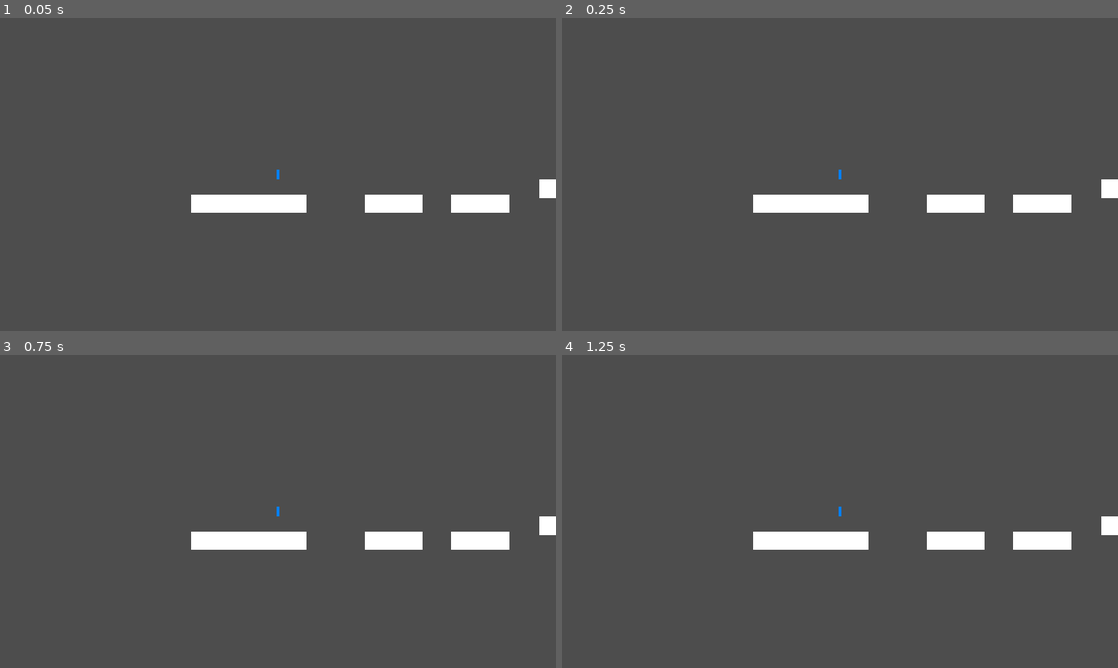
Above: before the commit, frames 1-4 (two rows, left to right).
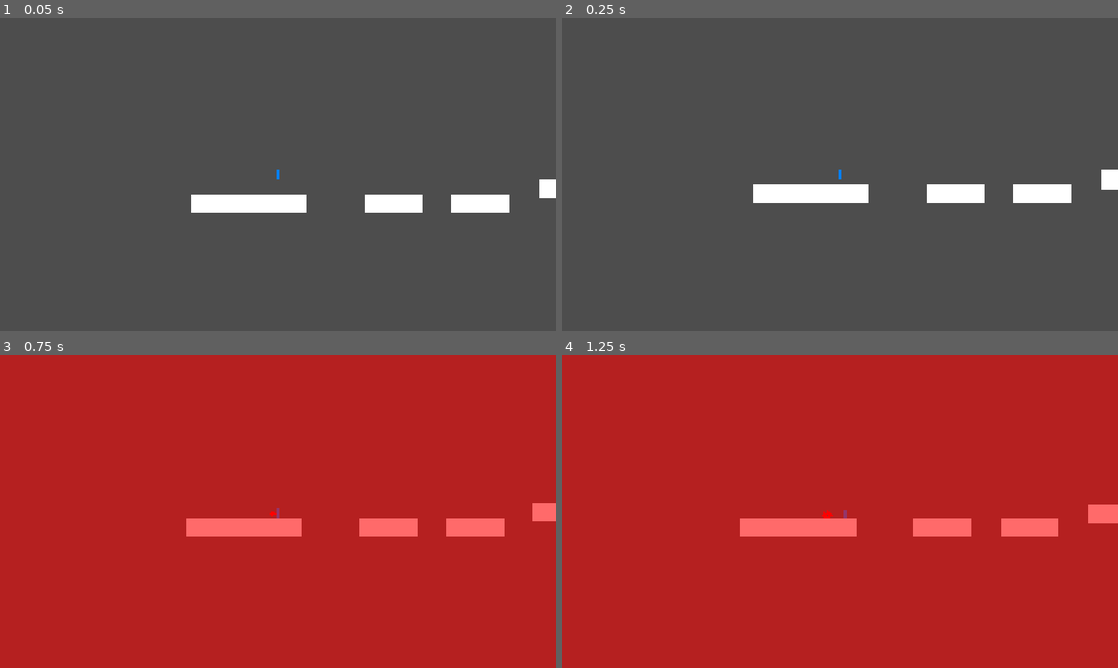
Above: after the commit, the same moments.

Repository: rajkrish0608/Definitely-Normal-Physics
Game: Godot game, scene res://scenes/TestLevel.tscn
The game is run twice, just before and just after one commit, with the same random seed, the same clock (stepped at 60 frames per second) and the same inputs.
Inputs (mouse positions are in pixels of both pictures, inside the frame that each line leads up to):
- Up to frame 1 (0.05 s): no input
- Up to frame 2 (0.25 s): no input
- Up to frame 3 (0.75 s): tap Enter at 0.5 s; move the mouse to (400, 495) at 0.52 s; hold D (move_right) from 0.53 s (still down); hold R from 0.53 s (still down); click (400, 495) at 0.67 s
- Up to frame 4 (1.25 s): keep holding D (move_right); keep holding R; tap Space (jump) at 0.77 s

Frame 1 is identical in both runs. In frame 2, 2.9% of the frame differs, in the area x 34-100%, y 48-63%; in frame 3, 100%, in the area x 0-100%, y 0-100%; in frame 4, 100%.
Error before the commit: Parse Error: Cannot find member "ACCELERATION" in base "GameConstants". (res://scripts/player/PlayerController.gd:106)
Error after the commit: Invalid call. Nonexistent function 'get_current_state_name' in base 'Node (PhysicsManager.gd)'. (res://scripts/managers/CrashReporter.gd:103)

Commit message:
Fix GameConstants.ACCELERATION references in PlayerController
Replaced GameConstants.ACCELERATION with local ACCELERATION constant
Also fixed decel type inference while at it

Diff:
--- a/scripts/player/PlayerController.gd
+++ b/scripts/player/PlayerController.gd
@@ -103,10 +103,10 @@
 
 	if input_dir != 0:
 		# Accelerate toward target speed
-		velocity.x = move_toward(velocity.x, target_speed, GameConstants.ACCELERATION if is_on_floor() else GameConstants.ACCELERATION * 0.5 * delta)
+		velocity.x = move_toward(velocity.x, target_speed, ACCELERATION if is_on_floor() else ACCELERATION * 0.5 * delta)
 	else:
 		# Apply friction
-		var decel := GameConstants.ACCELERATION * (1.0 + friction) * delta
+		var decel: float = ACCELERATION * (1.0 + friction) * delta
 		velocity.x = move_toward(velocity.x, 0, decel)
 
 	# ── Jump ──
